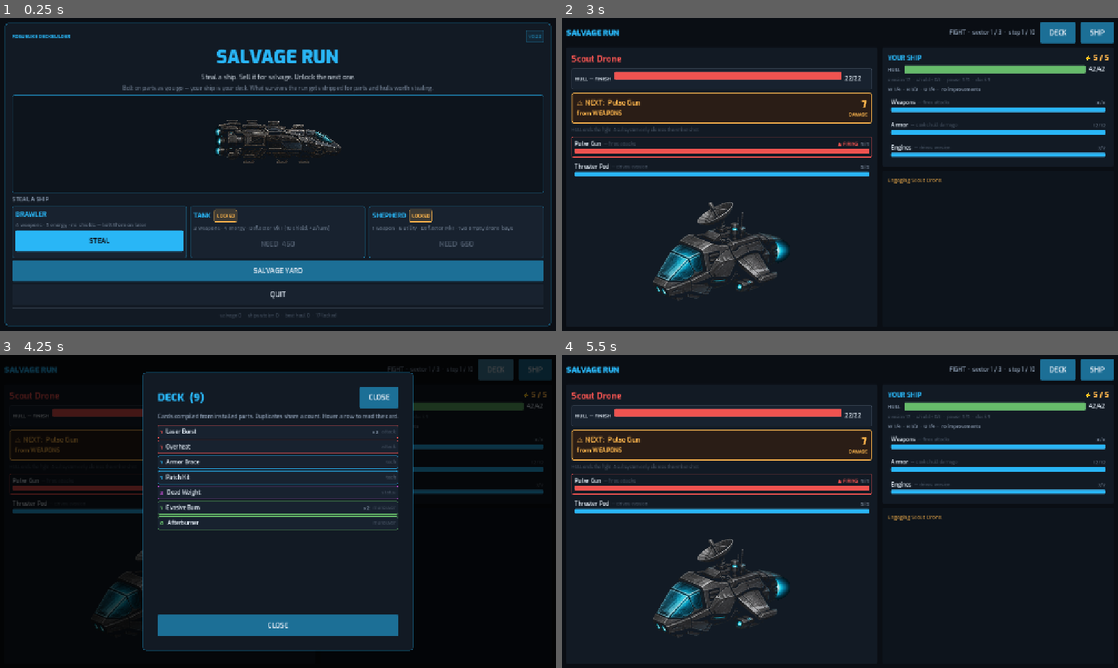
Above: before the commit, frames 1-4 (two rows, left to right).
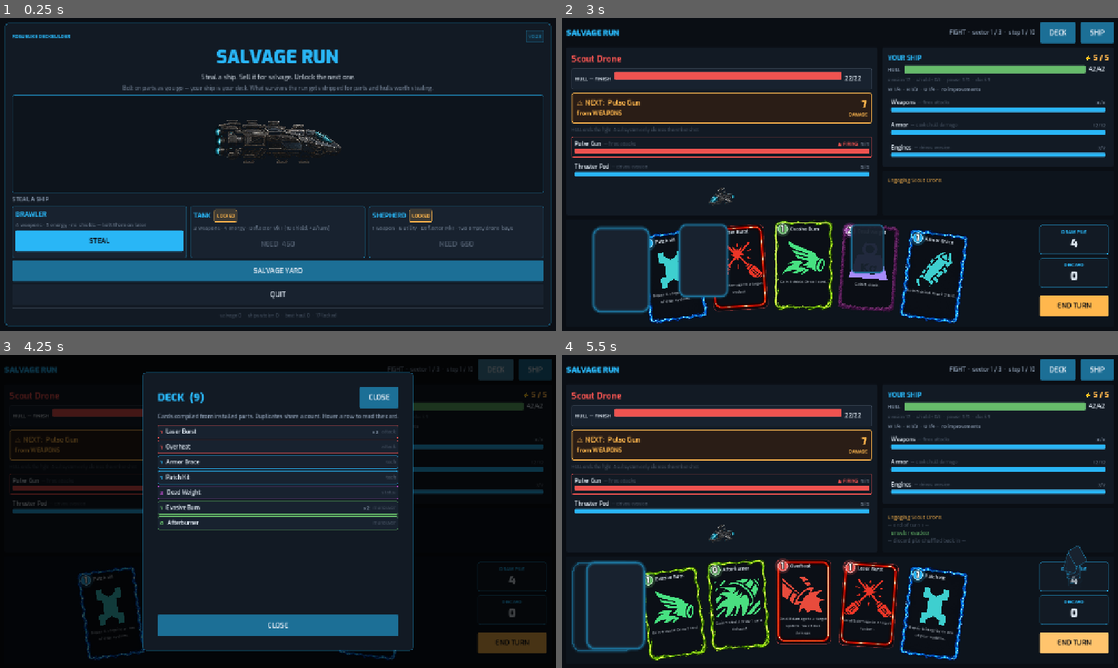
Above: after the commit, the same moments.

Repository: thegliffy/salvage-run
Game: Godot game, scene res://scenes/title.tscn
Two runs of this game, one before a commit and one after it. Both use one fixed random seed, a clock stepped at 60 frames per second and the inputs below.
Inputs (mouse positions are in pixels of both pictures, inside the frame that each line leads up to):
- Up to frame 1 (0.25 s): no input
- Up to frame 2 (3 s): click "STEAL" at 0.5 s; click "DECK" at 1.25 s; click "SHIP STATUS" at 2 s; click "F" at 2.75 s
- Up to frame 3 (4.25 s): click "DECK" at 3.5 s
- Up to frame 4 (5.5 s): click "SHIP" at 4.25 s; click (1073, 642) at 5 s, where only the run after the commit has a clickable "END TURN"

The runs differ from the first frame. In frame 1, less than 0.1% of the frame differs, in the area x 97-98%, y 5-6%; in frame 2, 8.3%; in frame 3, 1.9%; in frame 4, 9.3%, in the area x 1-99%, y 53-98%.
Error before the commit: Parse Error: Cannot infer the type of "shown" variable because the value doesn't have a set type. (res://src/ui/hand_view.gd:52)

Commit message:
Bump version to 0.23 (#18)
* Bump version to 0.23

Update project.godot and README for the v0.23 Windows/Linux release:
virus weapons, Persistent Strain / Pure Payload, common improvements,
and the post-v0.22 ship improvements from #16.

Co-authored-by: thegliffy <thegliffy@users.noreply.github.com>

* Fix export compile of Hot Swap hand costs

Typed `shown` so Godot 4.7.2 can infer it during release export.
Without an explicit type, combat_screen failed to load and the
Linux build segfaulted entering a fight.

Co-authored-by: thegliffy <thegliffy@users.noreply.github.com>

---------

Co-authored-by: Cursor Agent <cursoragent@cursor.com>
Co-authored-by: thegliffy <thegliffy@users.noreply.github.com>

Diff:
--- a/project.godot
+++ b/project.godot
@@ -7,7 +7,7 @@
 
 config/name="Salvage Run"
 config/description="Steal a ship, fight across three sectors, sell it for salvage — unlock new parts and bigger hulls to steal next."
-config/version="0.22"
+config/version="0.23"
 run/main_scene="res://scenes/title.tscn"
 config/features=PackedStringArray("4.7", "GL Compatibility")
 config/icon="res://icon.svg"
--- a/src/ui/hand_view.gd
+++ b/src/ui/hand_view.gd
@@ -49,7 +49,7 @@
 	for inst in instances:
 		var v := CardView.new()
 		v.setup(inst)
-		var shown := inst.cost()
+		var shown: int = inst.cost()
 		if cost_of.is_valid():
 			shown = int(cost_of.call(inst))
 		v.set_playable(shown <= energy, energy, shown)
Not shown, changed: README.md
